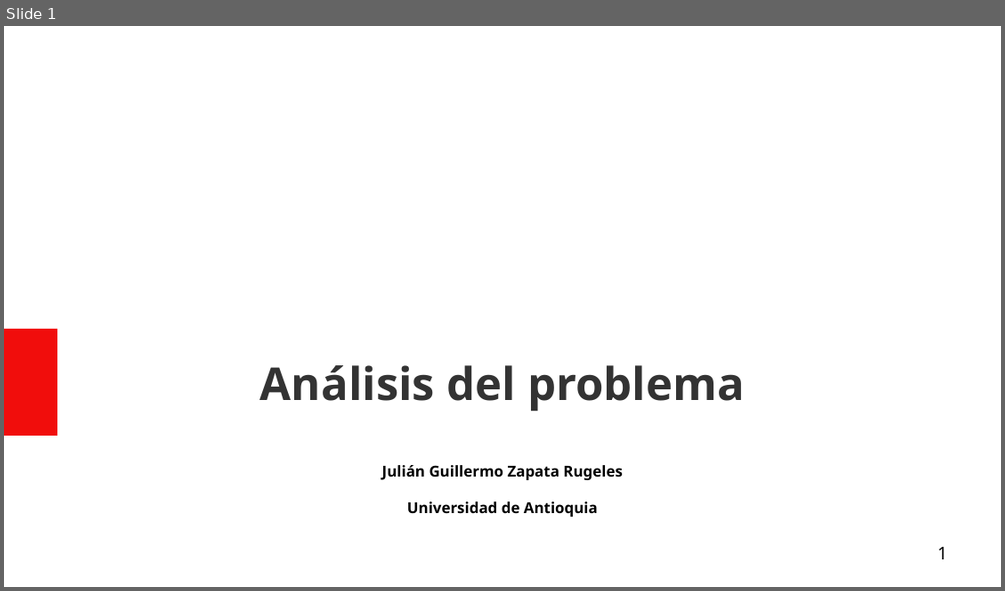
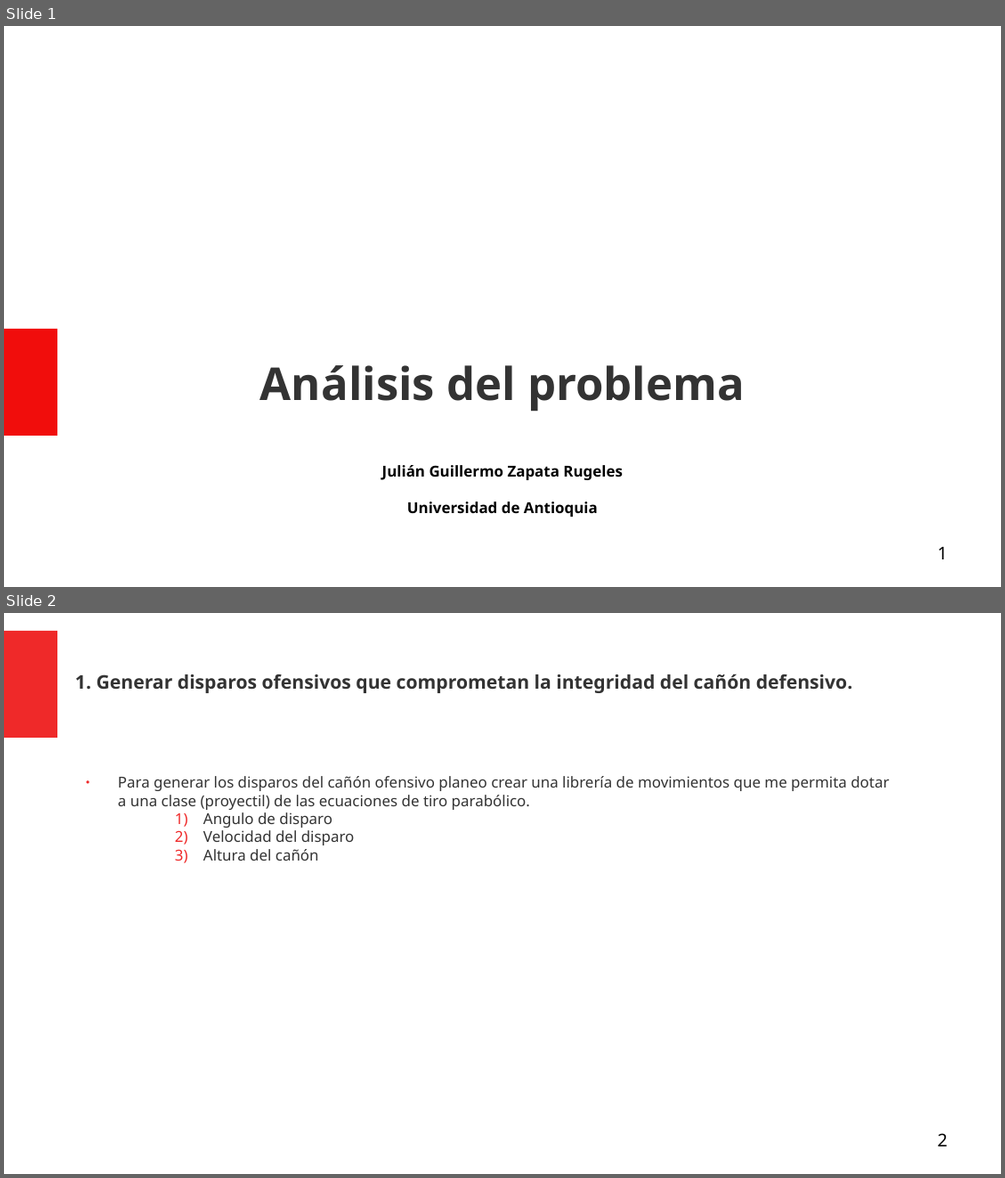
Before and after one commit to Julian-guillermo-zapata-rugeles/parcial-3, a slide deck: Analisis_Problema_Editable.odp. Shown one above the other, each under a label of ours: slide 1 before the commit, slides 1 and 2 after it. The pictures are 1005x591 and 1005x1178 pixels, drawn with LibreOffice and Linux fonts; fonts in the diff are those of the drawing. Boxes give left, top, right and bottom in pixels: in the first picture for what was removed or moved away, otherwise in the second. Text is boxed around its words. In the diff, an @@ line names an element or a change of style, - is before the commit and + after.

```diff
--- a/Analisis_Problema_Editable.odp
+++ b/Analisis_Problema_Editable.odp
@@ slide 2 added at (4,613,1001,1174), background #FFFFFF @@
@@ rectangle added at (4,631,57,738), fill #EF2929 @@
@@ title added at (75,674,853,693), 15 pt, text #333333, bold @@
+1. Generar disparos ofensivos que comprometan la integridad del cañón defensivo.
@@ text added at (118,776,889,860), 12 pt, text #333333 @@
+● Para generar los disparos del cañón ofensivo planeo crear una librería de movimientos que me permita dotar
+a una clase (proyectil) de las ecuaciones de tiro parabólico.
+    1) Angulo de disparo
+    2) Velocidad del disparo
+    3) Altura del cañón
@@ page number added at (938,1133,947,1146), 14 pt, text #000000 @@
+2
```
Also in this commit, not shown: 1 slide removed.
